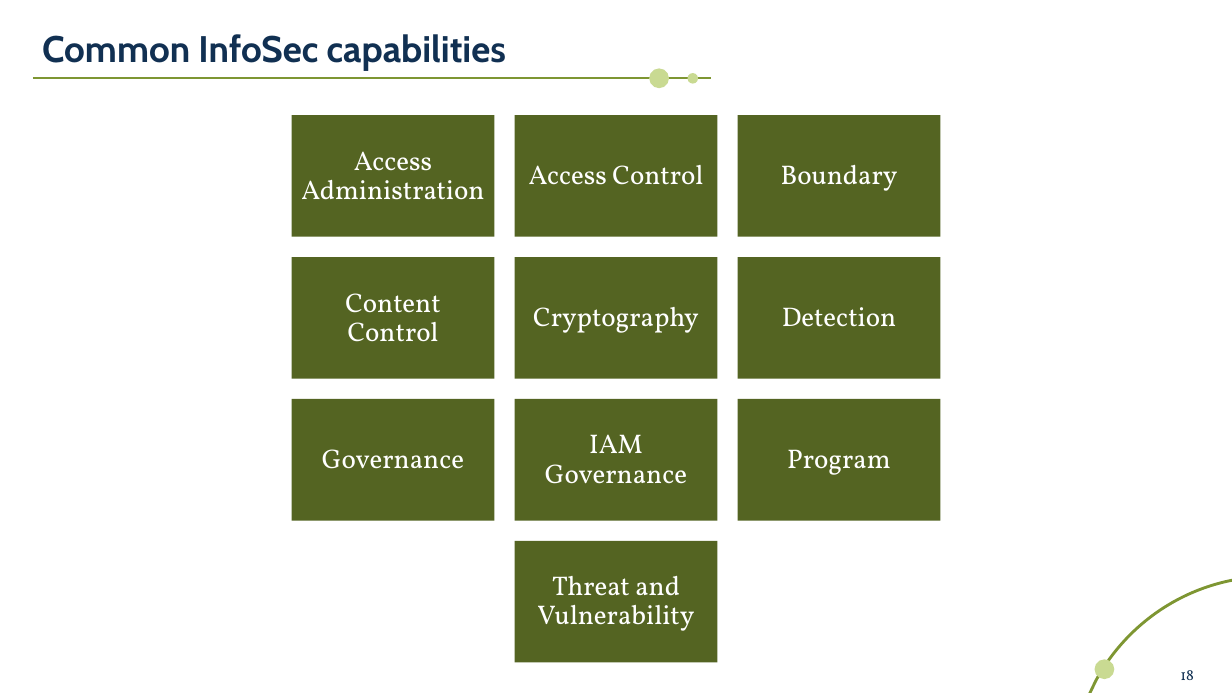
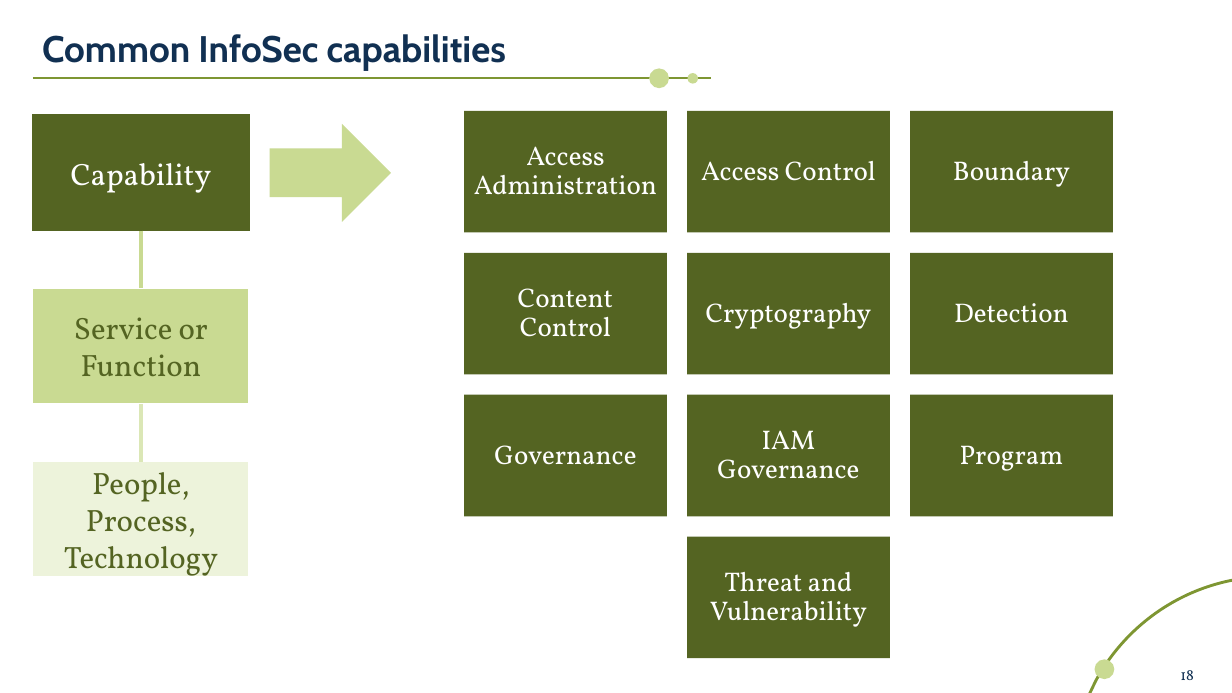
Before and after one commit to scmunk/decisions, a slide deck: slide 18 of MakingSecurityDecisionsLikeABoss.pptx. Drawn at 1232x693 pixels with LibreOffice and Linux fonts; fonts in the diff are those of the drawing. Boxes give left, top, right and bottom in pixels: in the first picture for what was removed or moved away, otherwise in the second. Text is boxed around its words. In the diff, an @@ line names an element or a change of style, - is before the commit and + after.

```diff
--- a/MakingSecurityDecisionsLikeABoss.pptx
+++ b/MakingSecurityDecisionsLikeABoss.pptx
@@ rectangle added at (33, 116, 250, 231), fill #546422, outline #546422 1 pt, 24 pt, text #FFFFFF @@
+Capability
@@ right arrow added at (271, 126, 391, 221), fill #C9DA92, outline #C9DA92 1 pt @@
@@ line added from (141, 231) to (141, 288), #C9DA92 3 pt @@
@@ rectangle added at (33, 288, 250, 404), fill #C9DA92, outline #FFFFFF 1 pt, 24 pt, text #546422 @@
+Service or Function
@@ line added from (141, 404) to (141, 462), #DBE7B6 3 pt @@
@@ 6 rectangles: place and size @@
-6 rectangles at (515, 116, 940, 521)
+6 rectangles at (464, 111, 890, 517)
@@ 6 texts: place and size @@
-6 texts at (301, 151, 898, 475)
+6 texts at (474, 146, 1070, 471)
@@ 3 rectangles: place and size @@
-3 rectangles at (292, 116, 494, 521)
+3 rectangles at (910, 111, 1113, 517)
@@ rectangle added at (33, 462, 250, 578), fill #EDF3DB, outline #FFFFFF 1 pt, 24 pt, text #546422 @@
+People, Process, Technology
@@ 4 texts, 1 rectangle: place and size @@
-4 texts, 1 rectangle at (515, 165, 717, 663)
+4 texts, 1 rectangle at (688, 161, 890, 659)
```
Also in this commit, not shown: 1 other slide changed, 1 other file.
